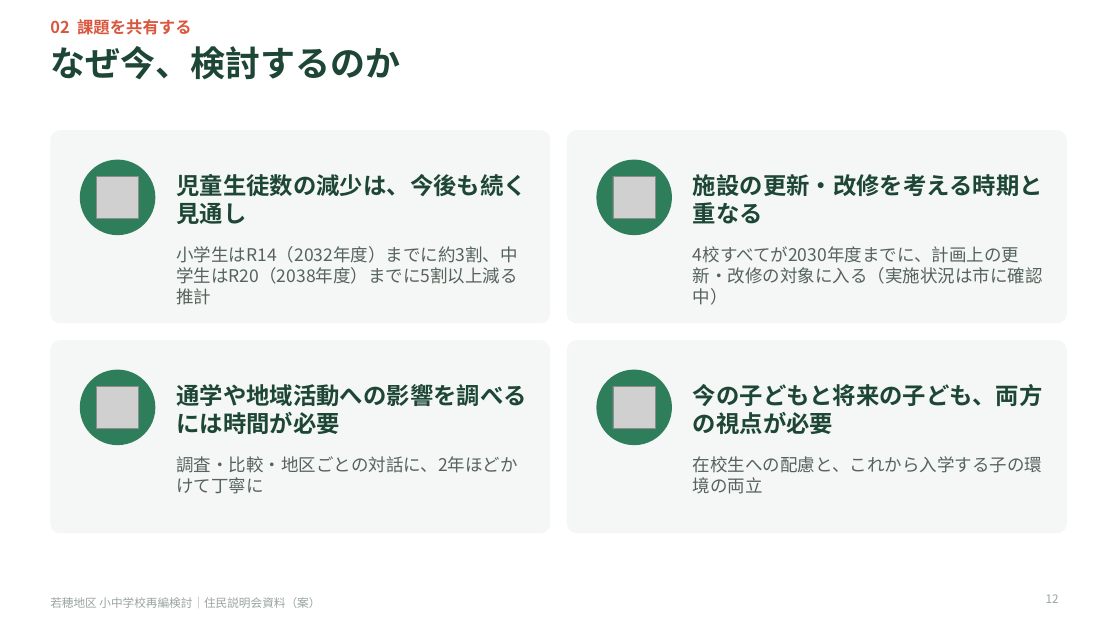
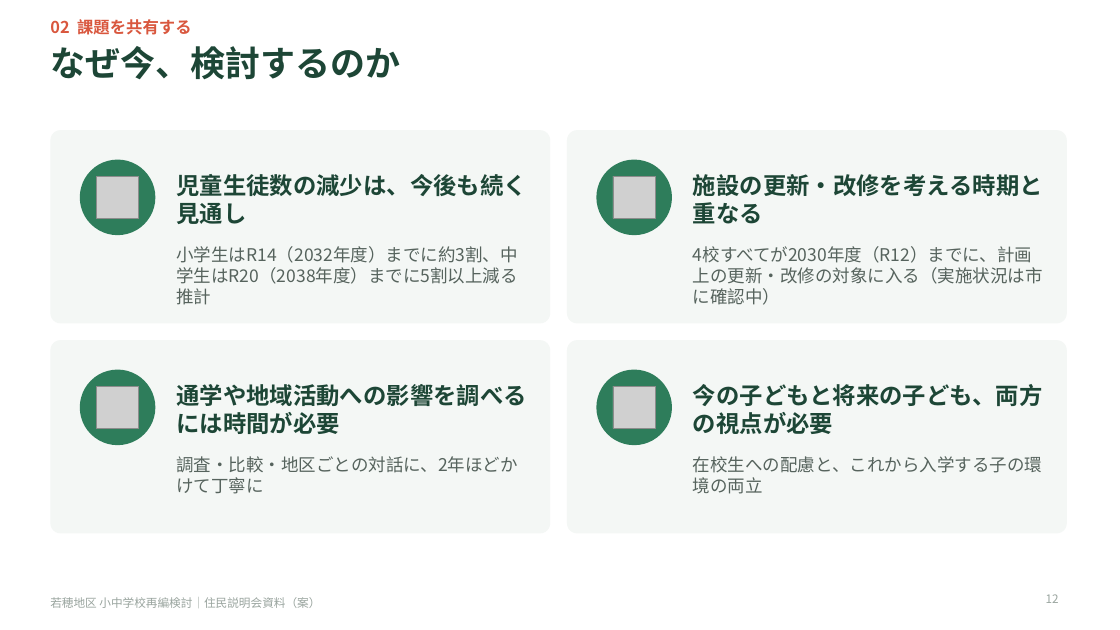
Before and after one commit to Masaki12008/GS, a slide deck: slide 12 of output/若穂地区_住民説明会資料.pptx. Drawn at 1120x630 pixels with LibreOffice and Linux fonts; fonts in the diff are those of the drawing; grey boxes stand for pictures. Boxes give left, top, right and bottom in pixels: in the first picture for what was removed or moved away, otherwise in the second. Text is boxed around its words. In the diff, an @@ line names an element or a change of style, - is before the commit and + after.

```diff
--- a/output/若穂地区_住民説明会資料.pptx
+++ b/output/若穂地区_住民説明会資料.pptx
@@ text at bbox=[693, 246, 1043, 305]: text changed @@
-4校すべてが2030年度までに、計画上の更新・改修の対象に入る（実施状況は市に確認中）
+4校すべてが2030年度（R12）までに、計画上の更新・改修の対象に入る（実施状況は市に確認中）
```
Also in this commit, not shown: 18 other slides changed, 7 other files.
